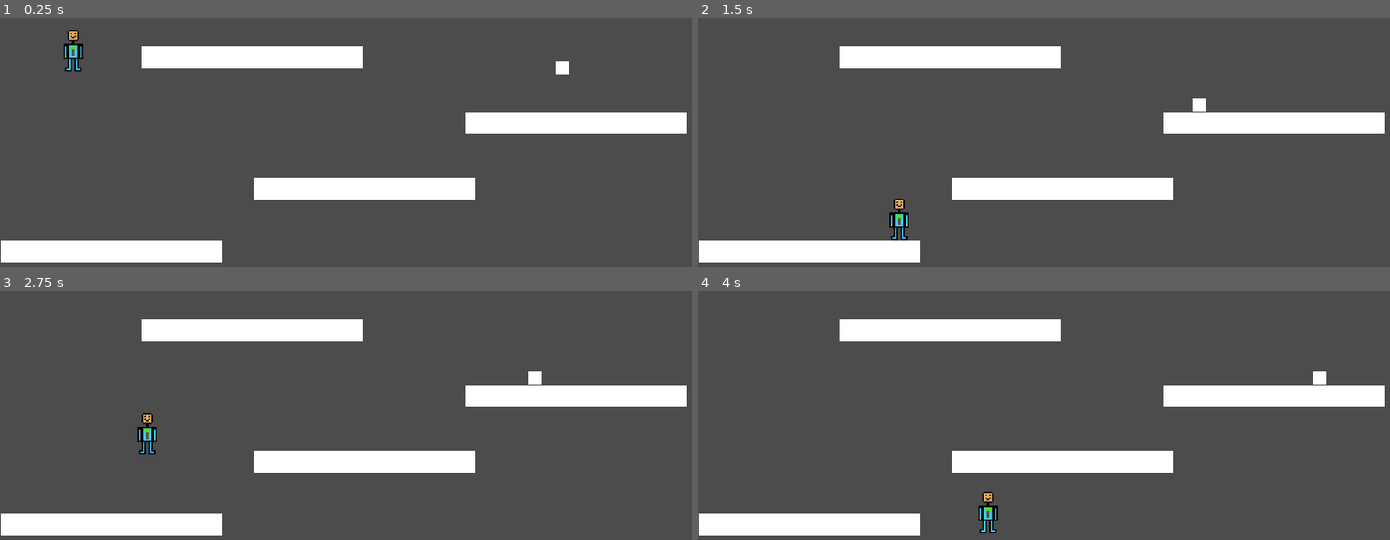
Above: before the commit, frames 1-4 (two rows, left to right).
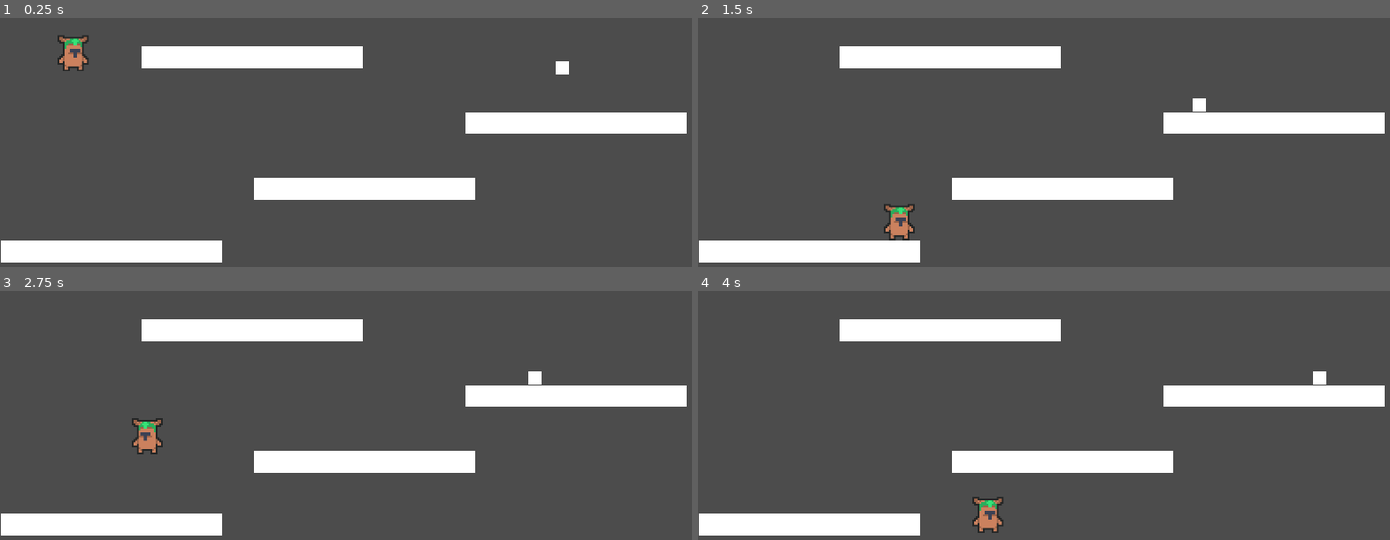
Above: after the commit, the same moments.

Repository: Joaco545/Tree_Game
Game: Godot game, scene res://Scenes/TestScene.tscn
Same seed, same stepped clock (60 frames per second), same inputs: the game is played once before the commit and once after it.
Inputs:
- Up to frame 1 (0.25 s): no input
- Up to frame 2 (1.5 s): hold Space (fire) 0.53-1.28 s; hold D (move_right) from 0.53 s (still down); tap W (jump) at 0.77 s; tap Space (fire) at 1.35 s
- Up to frame 3 (2.75 s): tap W (jump) at 1.52 s; release D (move_right) at 2.03 s; hold A (move_left) from 2.03 s (still down); hold Space (fire) from 2.03 s (still down)
- Up to frame 4 (4 s): release A (move_left) at 2.78 s; release Space (fire) at 2.78 s; hold D (move_right) from 2.78 s (still down); tap Space (fire) at 2.85 s; tap W (jump) at 3.02, 3.77 s; hold Space (fire) from 3.53 s (still down)

The runs differ from the first frame. In frame 1, 0.5% of the frame differs, in the area x 8-13%, y 4-22%; in frame 2, 0.5%; in frame 3, 0.5%; in frame 4, 0.5%.

Commit message:
anadi nuevo personaje con animacion y flip
esta animado,  y flipea

Diff:
--- a/Scenes/Player.tscn
+++ b/Scenes/Player.tscn
@@ -1,14 +1,34 @@
-[gd_scene load_steps=5 format=2]
+[gd_scene load_steps=9 format=2]
 
-[ext_resource path="res://Sprites/Viejos Sprites/Player_Temp.png" type="Texture" id=1]
+[ext_resource path="res://Sprites/Nuevos Sprites/Jugador/jugador.png" type="Texture" id=1]
 [ext_resource path="res://Scripts/Player/PlayerController.gd" type="Script" id=2]
+
+[sub_resource type="AtlasTexture" id=3]
+flags = 4
+atlas = ExtResource( 1 )
+region = Rect2( 0, 0, 120, 120 )
+
+[sub_resource type="AtlasTexture" id=4]
+flags = 4
+atlas = ExtResource( 1 )
+region = Rect2( 120, 0, 120, 120 )
+
+[sub_resource type="AtlasTexture" id=5]
+flags = 4
+atlas = ExtResource( 1 )
+region = Rect2( 240, 0, 120, 120 )
+
+[sub_resource type="AtlasTexture" id=6]
+flags = 4
+atlas = ExtResource( 1 )
+region = Rect2( 360, 0, 120, 120 )
 
 [sub_resource type="SpriteFrames" id=1]
 animations = [ {
-"frames": [ ExtResource( 1 ) ],
+"frames": [ SubResource( 3 ), SubResource( 4 ), SubResource( 5 ), SubResource( 6 ) ],
 "loop": true,
-"name": "Temp",
-"speed": 5.0
+"name": "New Anim",
+"speed": 8.0
 } ]
 
 [sub_resource type="RectangleShape2D" id=2]
@@ -17,14 +37,13 @@
 [node name="Player" type="KinematicBody2D"]
 collision_mask = 6
 script = ExtResource( 2 )
-__meta__ = {
-"_edit_group_": true
-}
 
 [node name="AnimatedSprite" type="AnimatedSprite" parent="."]
 scale = Vector2( 0.5, 0.5 )
 frames = SubResource( 1 )
-animation = "Temp"
+animation = "New Anim"
+frame = 2
+playing = true
 
 [node name="CollisionShape2D" type="CollisionShape2D" parent="."]
 shape = SubResource( 2 )
--- a/Scenes/TestLindo.tscn
+++ b/Scenes/TestLindo.tscn
@@ -31,6 +31,7 @@
 [ext_resource path="res://Sprites/kenney_pixel-platformer (carpeta original de sprites)/Tiles/tile_0003.png" type="Texture" id=29]
 [ext_resource path="res://Sprites/kenney_pixel-platformer (carpeta original de sprites)/Tiles/tile_0000.png" type="Texture" id=30]
 [ext_resource path="res://Sprites/kenney_pixel-platformer (carpeta original de sprites)/Tiles/tile_0005.png" type="Texture" id=31]
+[ext_resource path="res://Scenes/Player.tscn" type="PackedScene" id=32]
 
 [sub_resource type="ConvexPolygonShape2D" id=1]
 points = PoolVector2Array( 18, 18, 0, 18, 0, 0, 18, 0 )
@@ -667,3 +668,6 @@
 cell_quadrant_size = 8
 format = 1
 tile_data = PoolIntArray( 65561, 8, 0, 65562, 9, 0, 65563, 10, 0, 131077, 11, 0, 131096, 7, 0, 131097, 12, 0, 131098, 5 …(1320 unchanged characters)…
+
+[node name="Player" parent="." instance=ExtResource( 32 )]
+position = Vector2( 160, 435 )
--- a/Scripts/Player/PlayerController.gd
+++ b/Scripts/Player/PlayerController.gd
@@ -7,6 +7,7 @@
 const ACCELERATION = 50
 const JUMP_HEIGHT = -250
 
+onready var animacion = $AnimatedSprite
 var velocity = Vector2.ZERO
 # Uso de poder
 export var delay_disparo = 1.0
@@ -20,12 +21,14 @@
 
 # Llamar para inicializar al jugador
 func start(pos_inic, poder_inic):
+
 	position = pos_inic
 	poder_restante = poder_inic
 	timer_disparo = delay_disparo
 	puedo_disparar = true
 	show()
 	$CollisionShape2D.disabled = false
+
 
 
 
@@ -39,9 +42,13 @@
 	if Input.is_action_pressed("move_right"):
 		velocity.x = min(velocity.x + ACCELERATION, MAX_SPEED)
 		me_muevo = true
+		animacion.flip_h = false
 	elif Input.is_action_pressed("move_left"):
 		velocity.x = min(velocity.x + ACCELERATION, -MAX_SPEED)
 		me_muevo = true
+		animacion.flip_h = true
+	else:
+		animacion.flip_h = false
 
 	# Si no puedo disparar, reduzco timer y veo si ya puedo disparar
 	if puedo_disparar == false:
Not shown: 1 places in Scenes/TestLindo.tscn that only renumber resources
Binary file removed: Sprites/Nuevos Sprites/Jugador/creature-2.png
Binary file added: Sprites/Nuevos Sprites/Jugador/jugador.png
Not shown, changed: Sprites/Nuevos Sprites/Jugador/jugador.png.import
